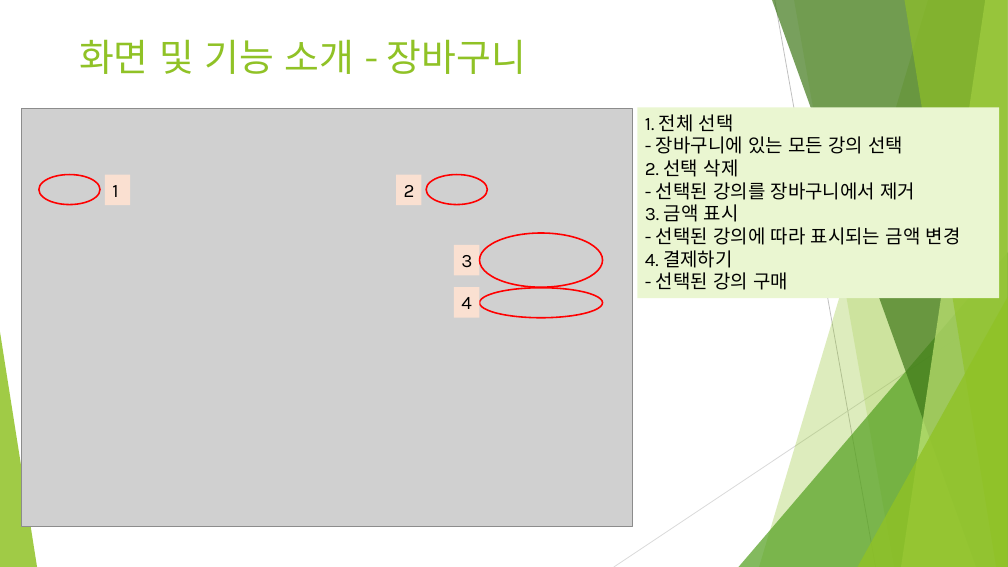
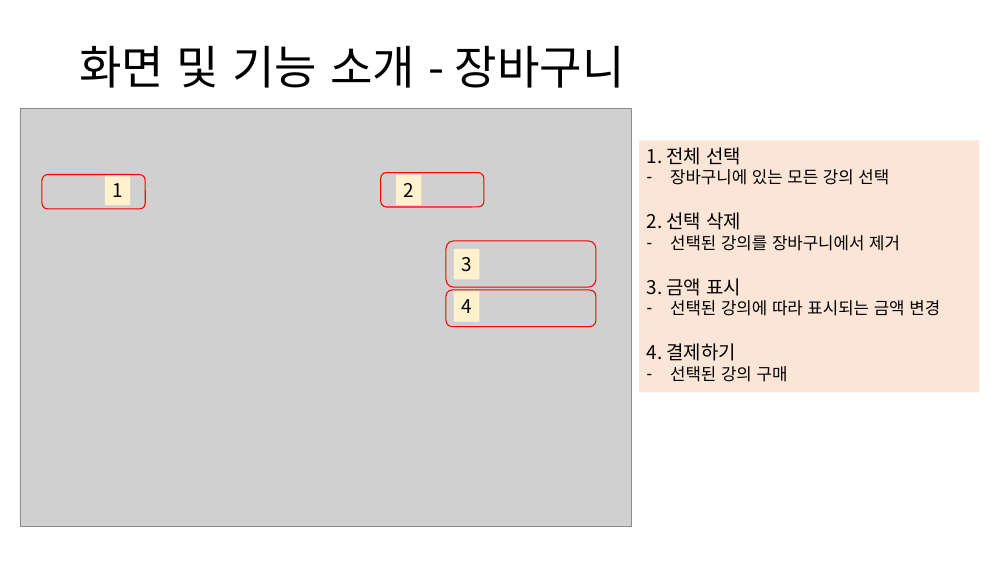
Before and after one commit to NALASAI/SelfIntroduction, a slide deck: slide 32 of 온라인 강의 사이트(BE).pptx. Drawn at 1008x567 pixels with LibreOffice and Linux fonts; fonts in the diff are those of the drawing; grey boxes stand for pictures. Boxes give left, top, right and bottom in pixels: in the first picture for what was removed or moved away, otherwise in the second. Text is boxed around its words. In the diff, an @@ line names an element or a change of style, - is before the commit and + after.

```diff
--- a/온라인 강의 사이트(BE).pptx
+++ b/온라인 강의 사이트(BE).pptx
@@ title "화면 및 기능 소개 - ..." at (79,45,625,88): size 36 to 44 pt, font Karla to Noto Sans CJK KR, text colour #90C226 to #000000; line spacing 1 to 0.9; vertical alignment top to middle @@
@@ rectangle "1. 전체 선택": place and size @@
-rectangle "1. 전체 선택" at (637,107,1000,298)
+rectangle "1. 전체 선택" at (639,141,979,392)
@@ rectangle "1. 전체 선택" at (639,141,979,392): fill #EAF6D1 to #FBE5D6 @@
@@ text in rectangle at (647,147,742,361): font Karla to Noto Sans CJK KR in "1. 전체 선택", "2. 선택 삭제", "3. 금액 표시", "4. 결제하기" @@
@@ ellipse removed at (39,175,100,205) @@
@@ rounded rectangle added at (42,175,146,209), outline #FF0000 1 pt @@
@@ rounded rectangle added at (381,172,485,207), outline #FF0000 1 pt @@
@@ ellipse removed at (426,175,488,205) @@
@@ text in rectangle at (670,169,889,185): text changed; size 18 to 16 pt; font Karla to Noto Sans CJK KR @@
-- 장바구니에 있는 모든 강의 선택
+– 장바구니에 있는 모든 강의 선택
@@ ellipse removed at (479,233,603,287) @@
@@ text in rectangle at (670,235,900,251): text changed; size 18 to 16 pt; font Karla to Noto Sans CJK KR @@
-- 선택된 강의를 장바구니에서 제거
+– 선택된 강의를 장바구니에서 제거
@@ rounded rectangle added at (446,241,596,287), outline #FF0000 1 pt @@
@@ rectangle "3": place and size @@
-rectangle "3" at (454,245,479,275)
+rectangle "3" at (454,249,479,279)
@@ rounded rectangle added at (446,290,596,327), outline #FF0000 1 pt @@
@@ font Karla to Noto Sans CJK KR; fill #FAE0D1 to #FFF2CC in 4 elements at (105,175,131,205), (396,175,422,205), (454,249,479,279), (454,291,479,321) @@
@@ rectangle "4": place and size @@
-rectangle "4" at (454,287,479,318)
+rectangle "4" at (454,291,479,321)
@@ ellipse removed at (479,288,603,318) @@
@@ text in rectangle at (670,300,940,316): text changed; size 18 to 16 pt; font Karla to Noto Sans CJK KR @@
-- 선택된 강의에 따라 표시되는 금액 변경
+– 선택된 강의에 따라 표시되는 금액 변경
@@ group removed at (0,0,1008,567): 5 freeform shapes, 3 triangles, 2 lines @@
@@ text in rectangle at (670,366,788,382): text changed; size 18 to 16 pt; font Karla to Noto Sans CJK KR @@
-- 선택된 강의 구매
+– 선택된 강의 구매
```
Also in this commit, not shown: 36 other slides changed, 2 slides added.
